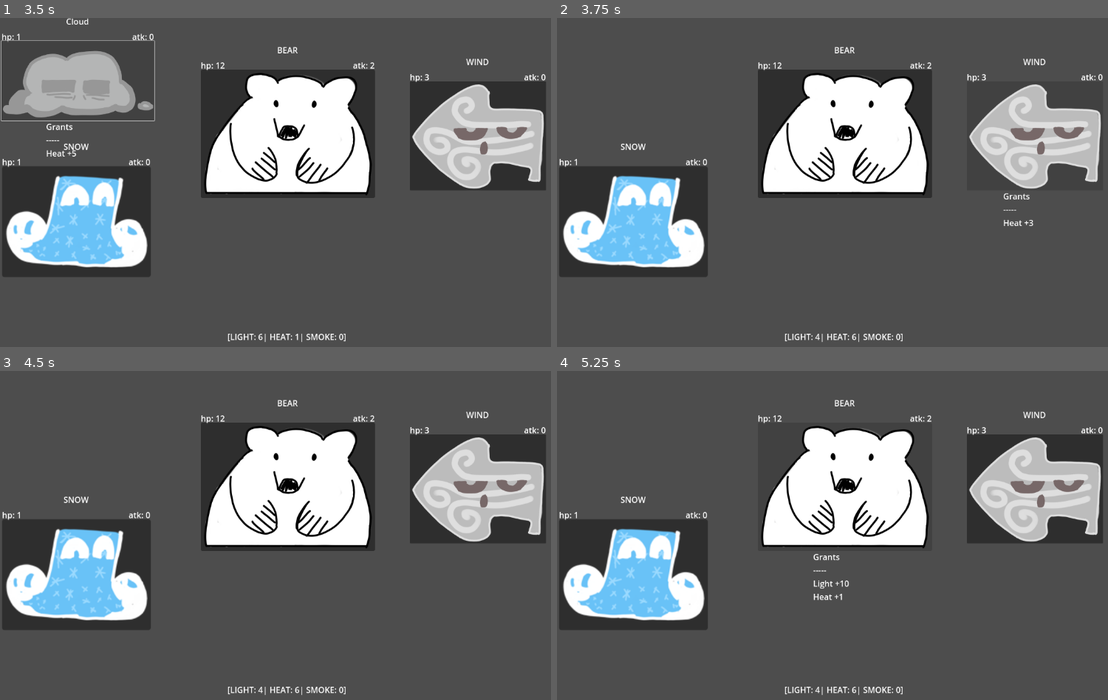
Above: before the commit, frames 1-4 (two rows, left to right).
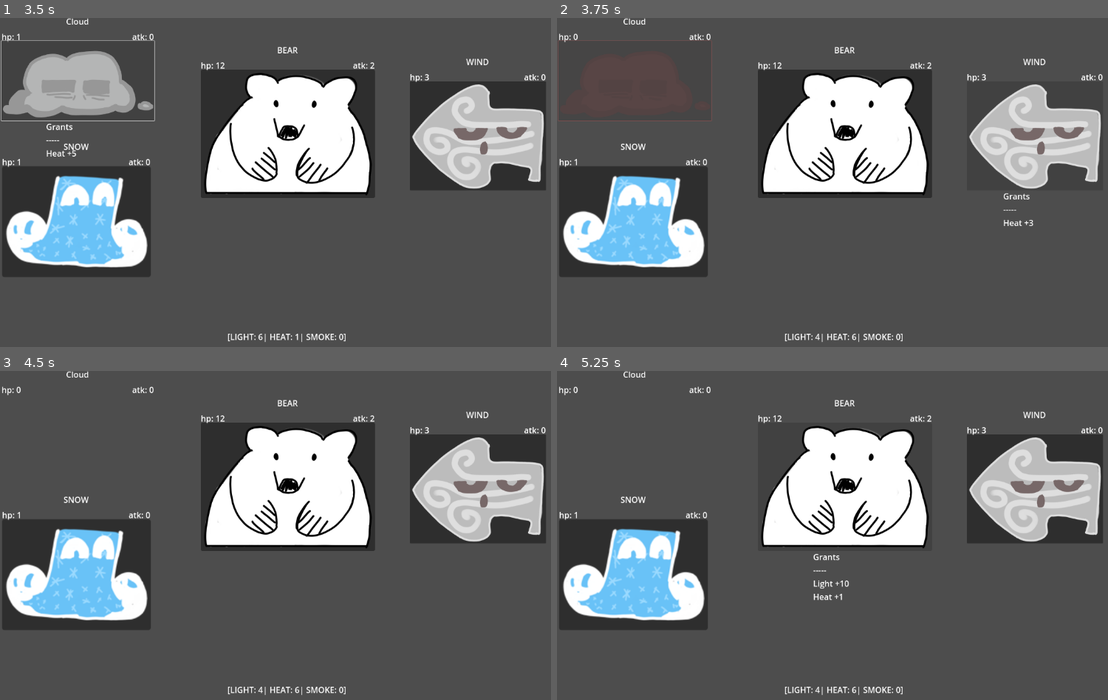
Above: after the commit, the same moments.

Repository: alex-mike-mark-again/godot-combat
Game: Godot game, scene res://main_menu.tscn
Same seed, same stepped clock (60 frames per second), same inputs: the game is played once before the commit and once after it. The engine's default icon, where the game draws it, is replaced by a stand-in: a white triangle on a blue panel in a dark square.
Inputs (mouse positions are in pixels of both pictures, inside the frame that each line leads up to):
- Up to frame 1 (3.5 s): click "Start" at 0.5 s; click (77, 80) at 1.27 s; click (77, 80) at 2.02 s; click (77, 80) at 2.77 s
- Up to frame 2 (3.75 s): tap Enter at 3.5 s; move the mouse to (981, 166) at 3.52 s
- Up to frame 3 (4.5 s): tap Space at 4.25 s; move the mouse to (176, 551) at 4.27 s
- Up to frame 4 (5.25 s): tap Enter at 5 s; move the mouse to (909, 463) at 5.02 s

Frame 1 is identical in both runs. In frame 2, 0.3% of the frame differs, in the area x 0-29%, y 0-32%; in frame 3, 0.1%; in frame 4, 0.1%.

Commit message:
Adds a death animation. Doesn't get to play during the nonexistent stage transition. Figure that out later.

Diff:
--- a/enemies/enemy.gd
+++ b/enemies/enemy.gd
@@ -39,7 +39,8 @@
 
 func die():
 	super.die()
-	hide()
+	animationPlayer.play("death")
+	$Selector.disabled = true
 
 func _update_displays():
 	hpLabel.text = "hp: "+str(hp)
@@ -47,7 +48,8 @@
 
 func take_damage(damage: int):
 	super.take_damage(damage)
-	animationPlayer.play("damage")
+	if !dead:
+		animationPlayer.play("damage")
 
 func _on_selector_mouse_entered():
 	buffLabel.show()
--- a/enemies/enemy.tscn
+++ b/enemies/enemy.tscn
@@ -16,6 +16,18 @@
 "transitions": PackedFloat32Array(1),
 "update": 0,
 "values": [Vector2(0, 0)]
+}
+tracks/1/type = "value"
+tracks/1/imported = false
+tracks/1/enabled = true
+tracks/1/path = NodePath("Selector:modulate")
+tracks/1/interp = 1
+tracks/1/loop_wrap = true
+tracks/1/keys = {
+"times": PackedFloat32Array(0),
+"transitions": PackedFloat32Array(1),
+"update": 0,
+"values": [Color(1, 1, 1, 1)]
 }
 
 [sub_resource type="Animation" id="Animation_7spnc"]
@@ -35,10 +47,28 @@
 "values": [Vector2(0, 0), Vector2(0, 0), Vector2(38, -29), Vector2(-64, -67), Vector2(2, 55), Vector2(31, 7), Vector2(-26, -24), Vector2(0, 0)]
 }
 
+[sub_resource type="Animation" id="Animation_4oexk"]
+resource_name = "death"
+length = 0.25
+step = 0.05
+tracks/0/type = "value"
+tracks/0/imported = false
+tracks/0/enabled = true
+tracks/0/path = NodePath("Selector:modulate")
+tracks/0/interp = 1
+tracks/0/loop_wrap = true
+tracks/0/keys = {
+"times": PackedFloat32Array(0, 0.25),
+"transitions": PackedFloat32Array(1, 1),
+"update": 0,
+"values": [Color(1, 1, 1, 1), Color(1, 0, 0, 0)]
+}
+
 [sub_resource type="AnimationLibrary" id="AnimationLibrary_45lhc"]
 _data = {
 "RESET": SubResource("Animation_emtrv"),
-"damage": SubResource("Animation_7spnc")
+"damage": SubResource("Animation_7spnc"),
+"death": SubResource("Animation_4oexk")
 }
 
 [node name="Enemy" type="Control" node_paths=PackedStringArray("hpLabel", "atkLabel", "buffLabel", "nameLabel", "animationPlayer")]
Not shown: 1 places in enemies/enemy.tscn that only renumber resources
